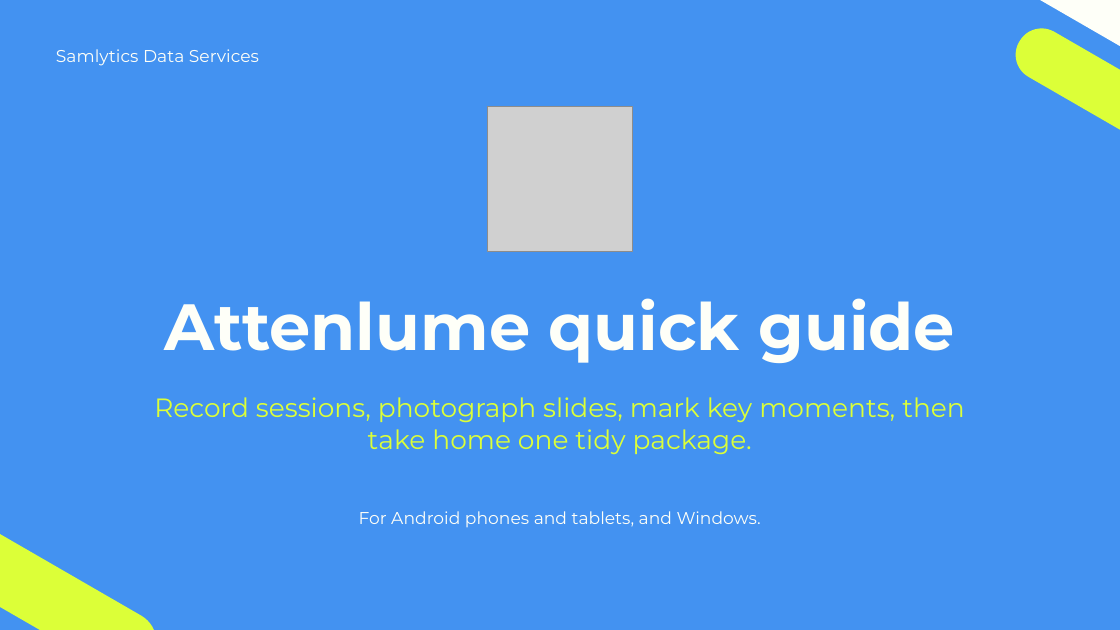
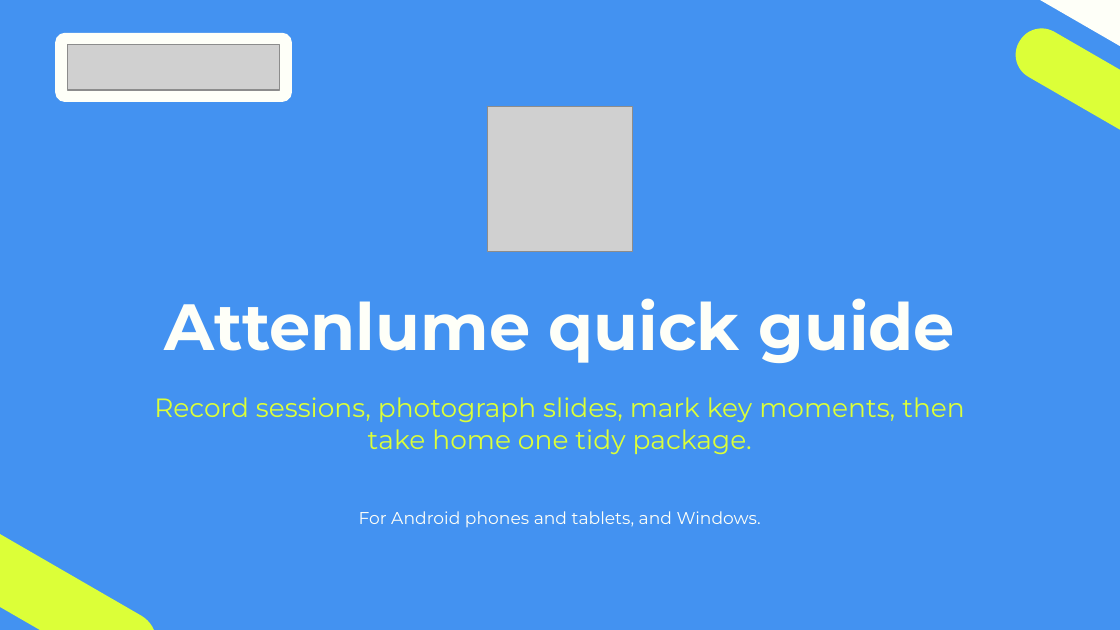
Before and after one commit to SamsonOluwaseun/attenlume, a slide deck: slide 1 of docs/user-guide/Attenlume-Quick-Guide.pptx. Drawn at 1120x630 pixels with LibreOffice and Linux fonts; fonts in the diff are those of the drawing; grey boxes stand for pictures. Boxes give left, top, right and bottom in pixels: in the first picture for what was removed or moved away, otherwise in the second. Text is boxed around its words. In the diff, an @@ line names an element or a change of style, - is before the commit and + after.

```diff
--- a/docs/user-guide/Attenlume-Quick-Guide.pptx
+++ b/docs/user-guide/Attenlume-Quick-Guide.pptx
@@ text removed at box(56, 49, 259, 66) @@
-Samlytics Data Services
@@ rounded rectangle added at box(56, 34, 291, 101), fill #FEFFF8, outline #FEFFF8 1 pt @@
@@ picture added at box(67, 45, 280, 90) @@
```
Also in this commit, not shown: 6 other slides changed, 9 other files.
